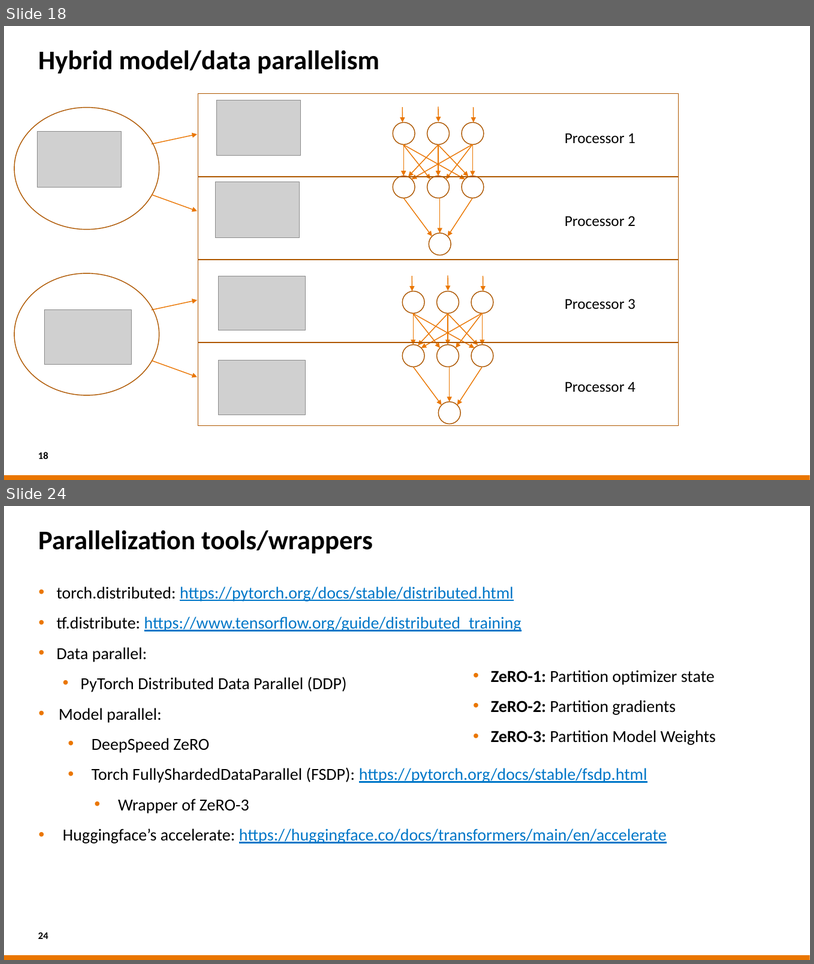
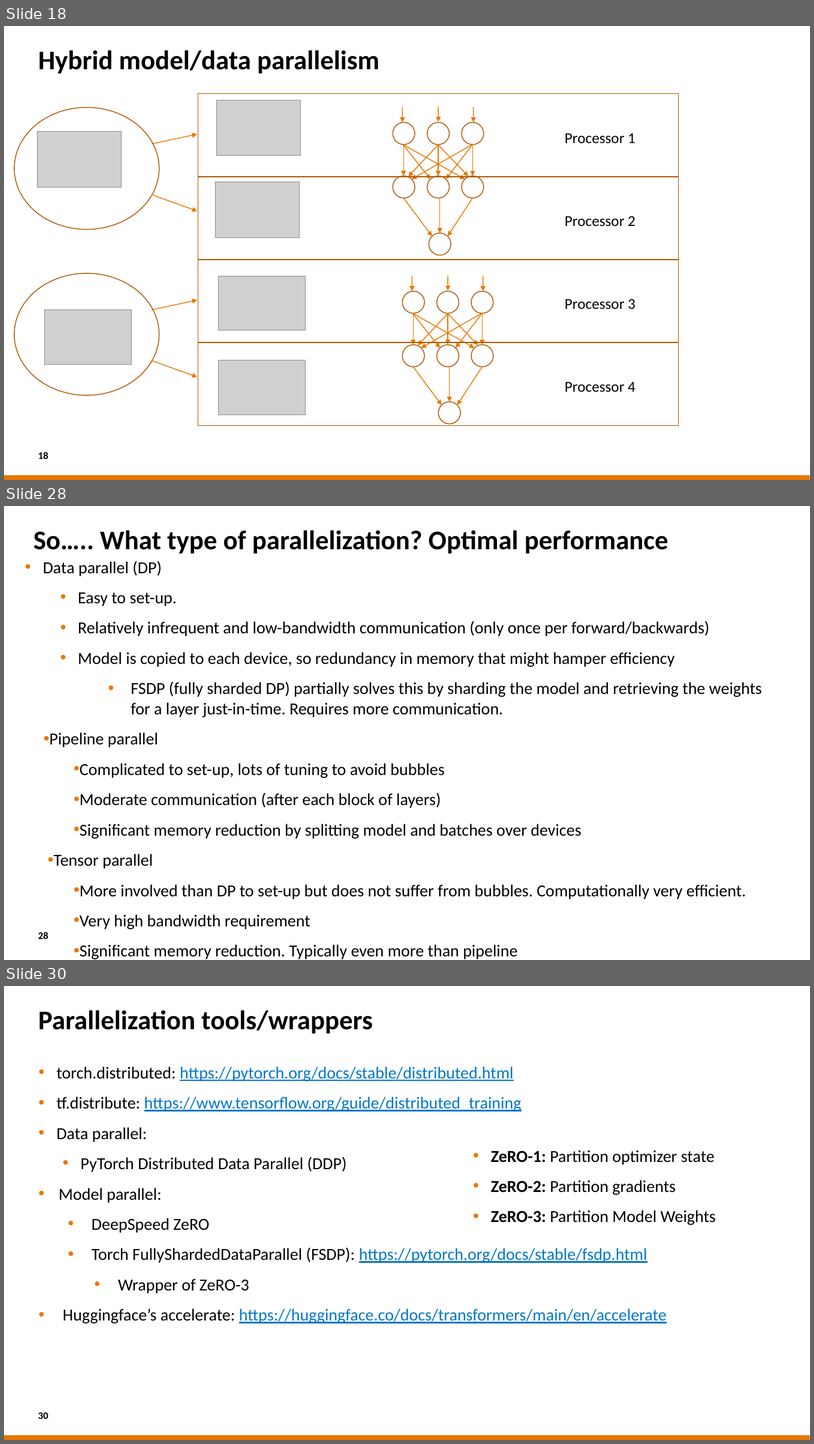
Before and after one commit to sara-nl/HPML-course-materials, a slide deck: Day2/slides/Parallel_Computing_for_DL.pptx. Shown one above the other, each under a label of ours: slides 18 and 24 before the commit, slides 18, 28 and 30 after it; the slides between them are not shown. The pictures are 814x964 and 814x1444 pixels, drawn with LibreOffice and Linux fonts; fonts in the diff are those of the drawing; grey boxes stand for pictures; background and template pictures are left out. Boxes give left, top, right and bottom in pixels: in the first picture for what was removed or moved away, otherwise in the second. Text is boxed around its words. In the diff, an @@ line names an element or a change of style, - is before the commit and + after.

```diff
--- a/Day2/slides/Parallel_Computing_for_DL.pptx
+++ b/Day2/slides/Parallel_Computing_for_DL.pptx
@@ slide 28 added at box(4, 506, 810, 960), background #FFFFFF @@
@@ title added at box(33, 530, 669, 553), 32 pt, text #000000, bold @@
+So….. What type of parallelization? Optimal performance
@@ text added at box(43, 561, 762, 959), 20 pt, text #000000 @@
+• Data parallel (DP)
+• Easy to set-up.
+• Relatively infrequent and low-bandwidth communication (only once per forward/backwards)
+• Model is copied to each device, so redundancy in memory that might hamper efficiency
+• FSDP (fully sharded DP) partially solves this by sharding the model and retrieving the weights for a layer just-in-time. Requires more communication.
+• Pipeline parallel
+• Complicated to set-up, lots of tuning to avoid bubbles
+• Moderate communication (after each block of layers)
+• Significant memory reduction by splitting model and batches over devices
+• Tensor parallel
+• More involved than DP to set-up but does not suffer from bubbles. Computationally very efficient.
+• Very high bandwidth requirement
+• Significant memory reduction. Typically even more than pipeline
@@ page number added at box(38, 931, 48, 939), 12 pt, text #000000, bold @@
+28
@@ what was slide 24 is now slide 30 @@
@@ page number at box(38, 1412, 48, 1419): text changed @@
-24
+30
```
Also in this commit, not shown: 38 slides changed, 5 other slides added, 12 other files.
